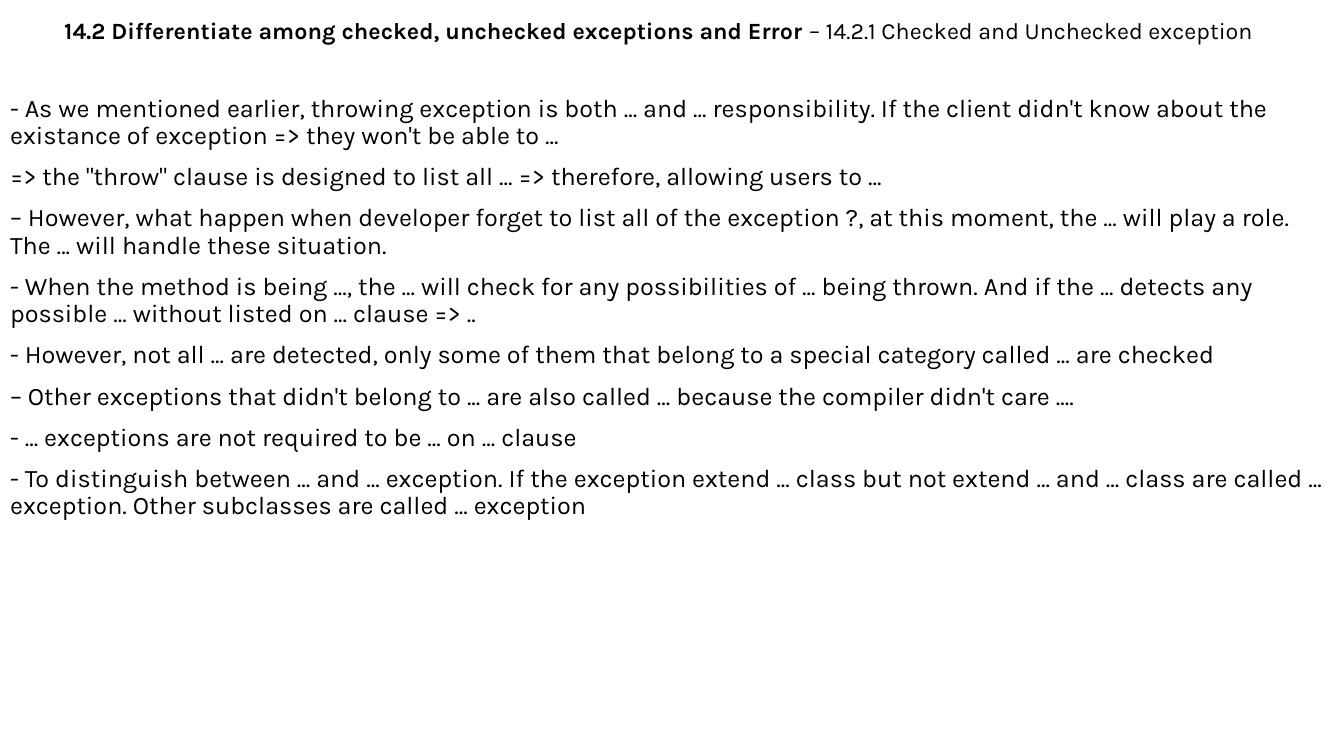
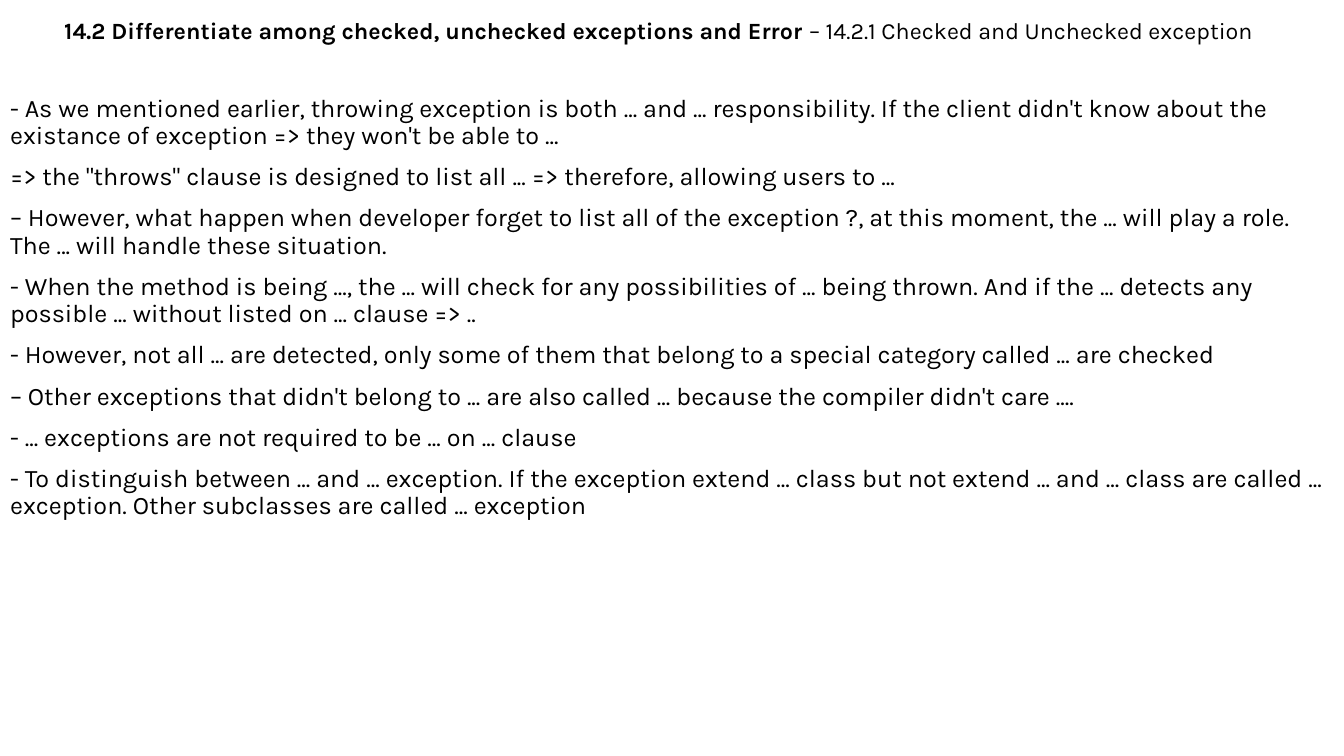
Before and after one commit to MaiDinhVinh/CS-Java, a slide deck: slide 7 of Java SE 8 Teaching Material/Chapter 14 - Debugging and Exception Handling/Chapter 14 - Debugging and Exception Handling.pptx (slide 8 before the commit). Drawn at 1344x756 pixels with LibreOffice and Linux fonts; fonts in the diff are those of the drawing. Boxes give left, top, right and bottom in pixels: in the first picture for what was removed or moved away, otherwise in the second. Text is boxed around its words. In the diff, an @@ line names an element or a change of style, - is before the commit and + after.

Commit message:
FINAL COMMIT

```diff
--- a/Java SE 8 Teaching Material/Chapter 14 - Debugging and Exception Handling/Chapter 14 - Debugging and Exception Handling.pptx
+++ b/Java SE 8 Teaching Material/Chapter 14 - Debugging and Exception Handling/Chapter 14 - Debugging and Exception Handling.pptx
@@ text at (42, 167, 875, 192): text changed @@
-=> the "throw" clause is designed to list all ... => therefore, allowing users to ...
+=> the "throws" clause is designed to list all ... => therefore, allowing users to ...
```
Also in this commit, not shown: 3 other slides changed, 1 slide removed.
